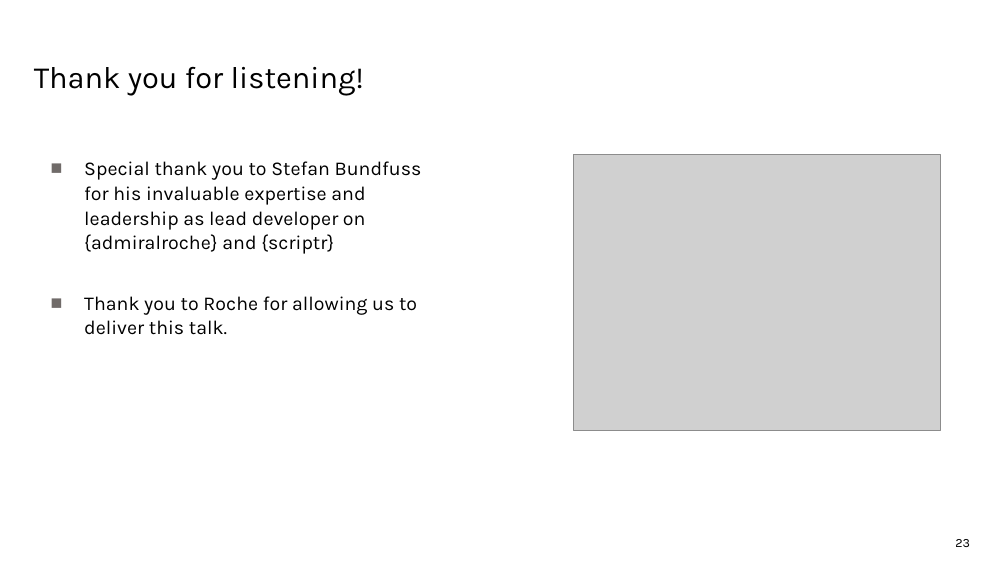
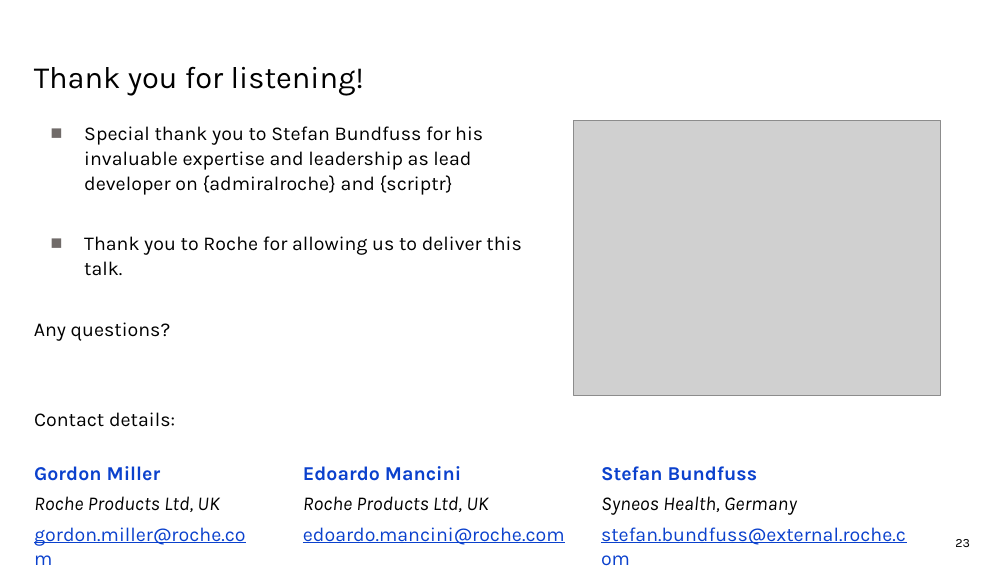
Before and after one commit to manciniedoardo/PHUSE_EU_Connect_2026_Code_that_writes_code_that_writes_code, a slide deck: slide 23 of PRE_SM11.pptx. Drawn at 1008x567 pixels with LibreOffice and Linux fonts; fonts in the diff are those of the drawing; grey boxes stand for pictures; background and template pictures are left out. Boxes give left, top, right and bottom in pixels: in the first picture for what was removed or moved away, otherwise in the second. Text is boxed around its words. In the diff, an @@ line names an element or a change of style, - is before the commit and + after.

```diff
--- a/PRE_SM11.pptx
+++ b/PRE_SM11.pptx
@@ text "Special thank you to Stefan ...": place and size @@
-text "Special thank you to Stefan ..." at [84, 161, 422, 335]
+text "Special thank you to Stefan ..." at [34, 126, 521, 341]
@@ picture: place and size @@
-picture at [574, 155, 940, 430]
+picture at [574, 120, 940, 395]
@@ text at [34, 322, 171, 341]: paragraph added @@
+Any questions?
@@ text added at [34, 412, 175, 427], 14 pt, text #000000 @@
+Contact details:
@@ text added at [34, 466, 246, 546], 14 pt, text #0B41CD @@
+Gordon Miller
+Roche Products Ltd, UK
+gordon.miller@roche.com
@@ text added at [303, 466, 565, 545], 14 pt, text #0B41CD @@
+Edoardo Mancini
+Roche Products Ltd, UK
+edoardo.mancini@roche.com
@@ text added at [601, 466, 906, 545], 14 pt, text #0B41CD @@
+Stefan Bundfuss
+Syneos Health, Germany
+stefan.bundfuss@external.roche.com
```
Also in this commit, not shown: 8 other slides changed, 2 slides added, 5 other files.
